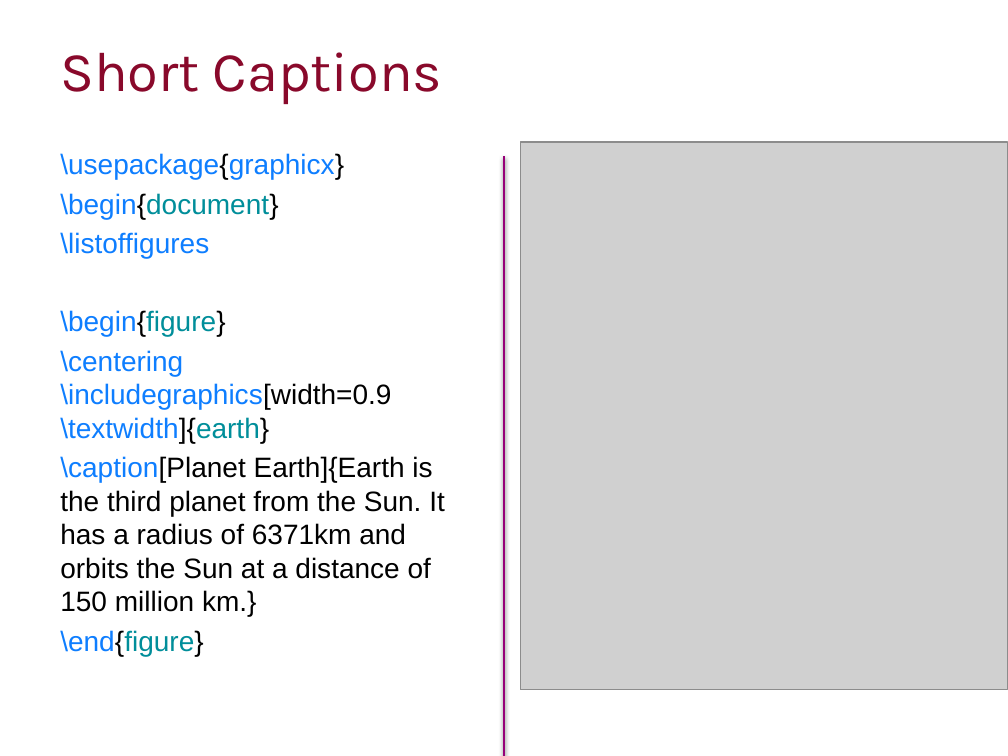
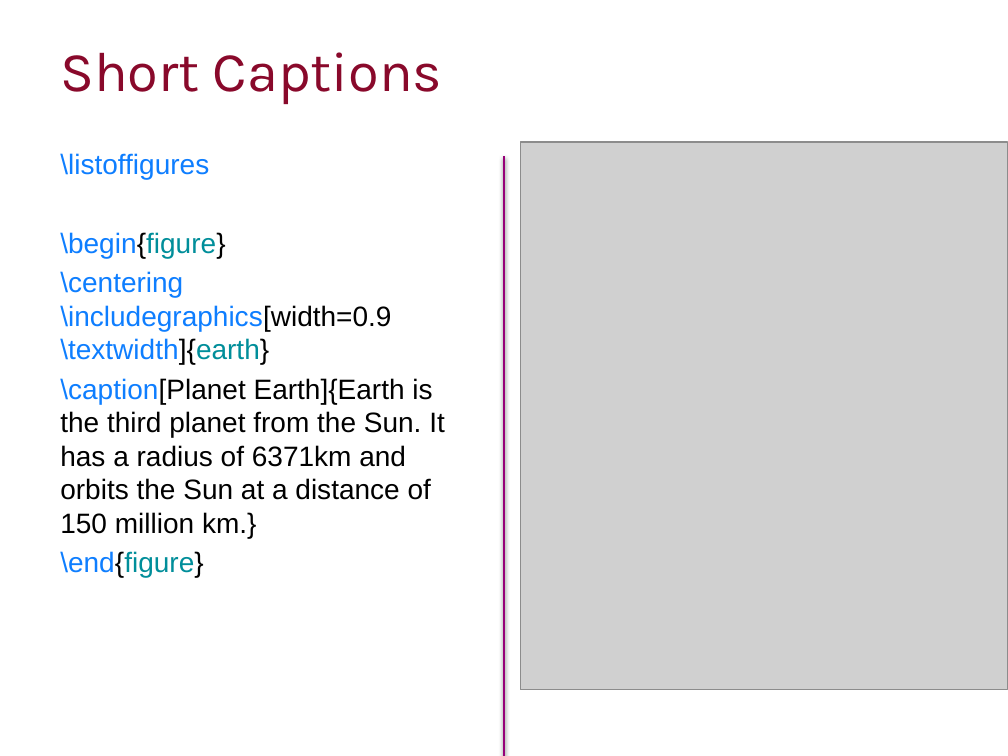
Before and after one commit to ImperialCollegeLondon/RCDS-writing-theses-in-latex, a slide deck: slide 31 of Writing Theses in Latex Slides.pptx. Drawn at 1008x756 pixels with LibreOffice and Linux fonts; fonts in the diff are those of the drawing; grey boxes stand for pictures; background and template pictures are left out. Boxes give left, top, right and bottom in pixels: in the first picture for what was removed or moved away, otherwise in the second. Text is boxed around its words. In the diff, an @@ line names an element or a change of style, - is before the commit and + after.

```diff
--- a/Writing Theses in Latex Slides.pptx
+++ b/Writing Theses in Latex Slides.pptx
@@ text at bbox=[60, 153, 344, 219]: paragraphs removed @@
-\usepackage{graphicx}
-\begin{document}
```
Also in this commit, not shown: 7 other slides changed.
